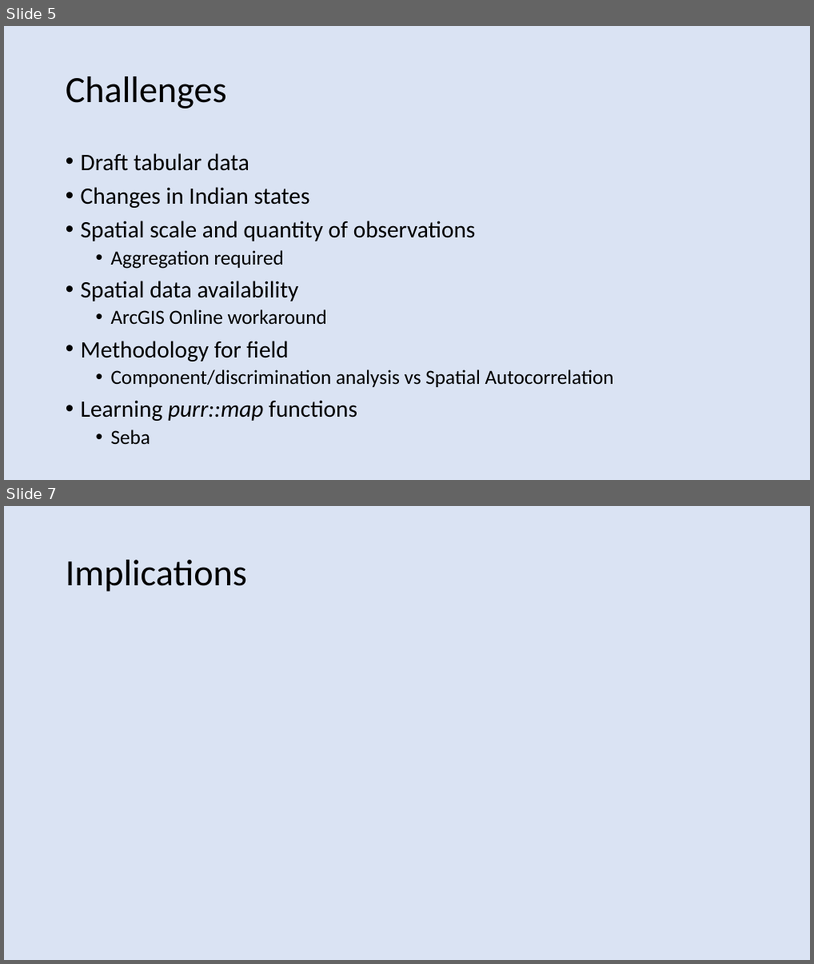
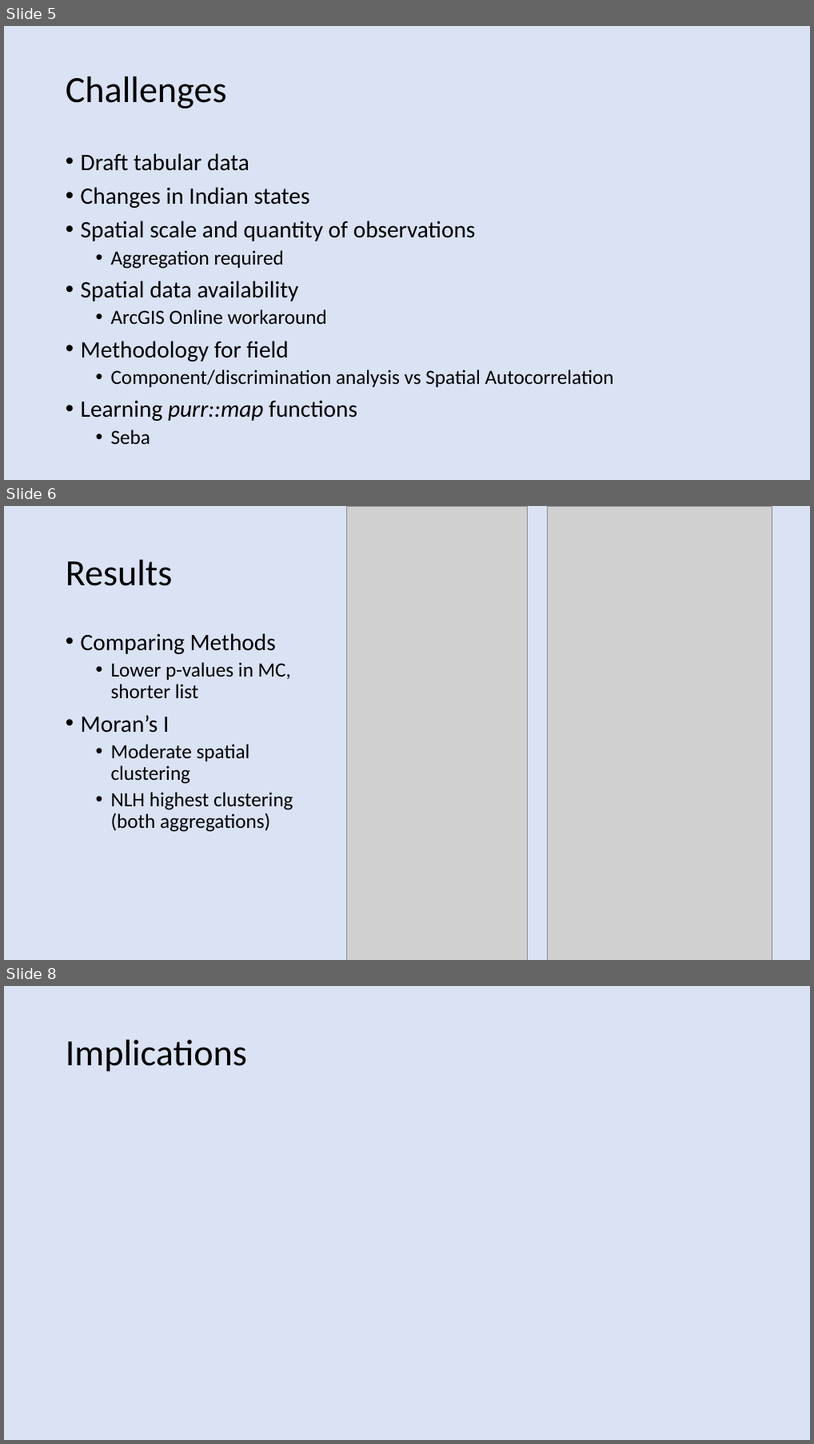
Before and after one commit to andrewroylaws/geog891, a slide deck: Final_project/FinalPresentationLaws.pptx. Shown one above the other, each under a label of ours: slides 5 and 7 before the commit, slides 5, 6 and 8 after it; the slides between them are not shown. The pictures are 814x964 and 814x1444 pixels, drawn with LibreOffice and Linux fonts; fonts in the diff are those of the drawing; grey boxes stand for pictures. Boxes give left, top, right and bottom in pixels: in the first picture for what was removed or moved away, otherwise in the second. Text is boxed around its words. In the diff, an @@ line names an element or a change of style, - is before the commit and + after.

```diff
--- a/Final_project/FinalPresentationLaws.pptx
+++ b/Final_project/FinalPresentationLaws.pptx
@@ slide 6 added at <box>4,506,810,960</box>, background #DAE3F3 @@
@@ picture added at <box>346,506,528,960</box> @@
@@ picture added at <box>547,506,772,960</box> @@
@@ title added at <box>66,560,173,586</box>, 44 pt, text #000000 @@
+Results
@@ text added at <box>81,633,294,832</box>, 24 pt, text #000000 @@
+• Comparing Methods
+  • Lower p-values in MC, shorter list
+• Moran’s I
+  • Moderate spatial clustering
+  • NLH highest clustering (both aggregations)
@@ what was slide 7 is now slide 8 @@
```
Also in this commit, not shown: 1 other slide added, 1 slide removed, 3 other files.
